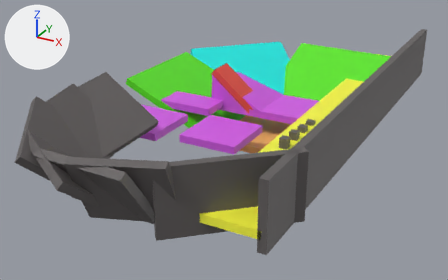
An edit to the glTF model assets/Scene.glb, drawn before and after from the same camera.
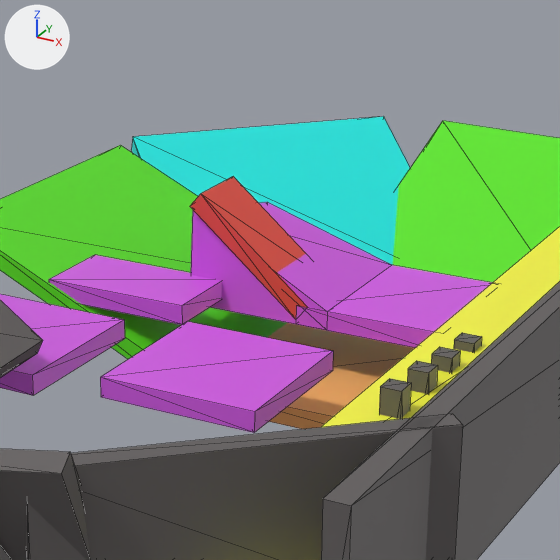
There are two pictures of each version: one whole from a 50 mm camera at (64.4, -151.8, 62.9) aimed at (-13.2, -10.8, -7.6), one close up on the part from 32% to 77% of the width and 0% to 71% of the height. Arrows for +X, +Y and +Z are at upper left; the lights stay in place. The close-ups show mesh edges as thin lines. Where no turn or scale is listed for an object, it has been applied to the vertices.
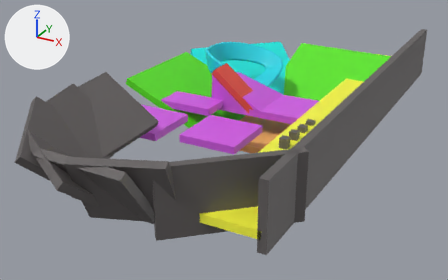
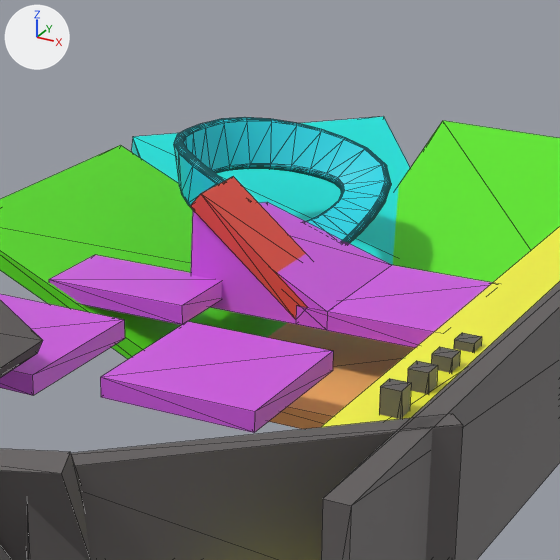
Pixel boxes (x1, y1, x2, y2) of what changed, in the close-ups (560 x 560 px):
'BézierCurve.002', added (cyan): after (174, 117, 391, 244)

The change in detail:
Material 'Material.023' (mat_material_023) is new.
Its base color is (0.0101, 0.687, 0.8) (cyan #1ad8e7).
Mesh me_béziercurve_009 is new.
It has 484 vertices, 924 faces and spans x -0.4..19.8, y -9.4..15.4, z 1.6..13.0.
It uses material mat_material_023 (cyan #1ad8e7).
Object 'BézierCurve.002' (ob_béziercurve_002) is new; it shows me_béziercurve_009.
Its location is (-28.7, 9.3, 0.0).
